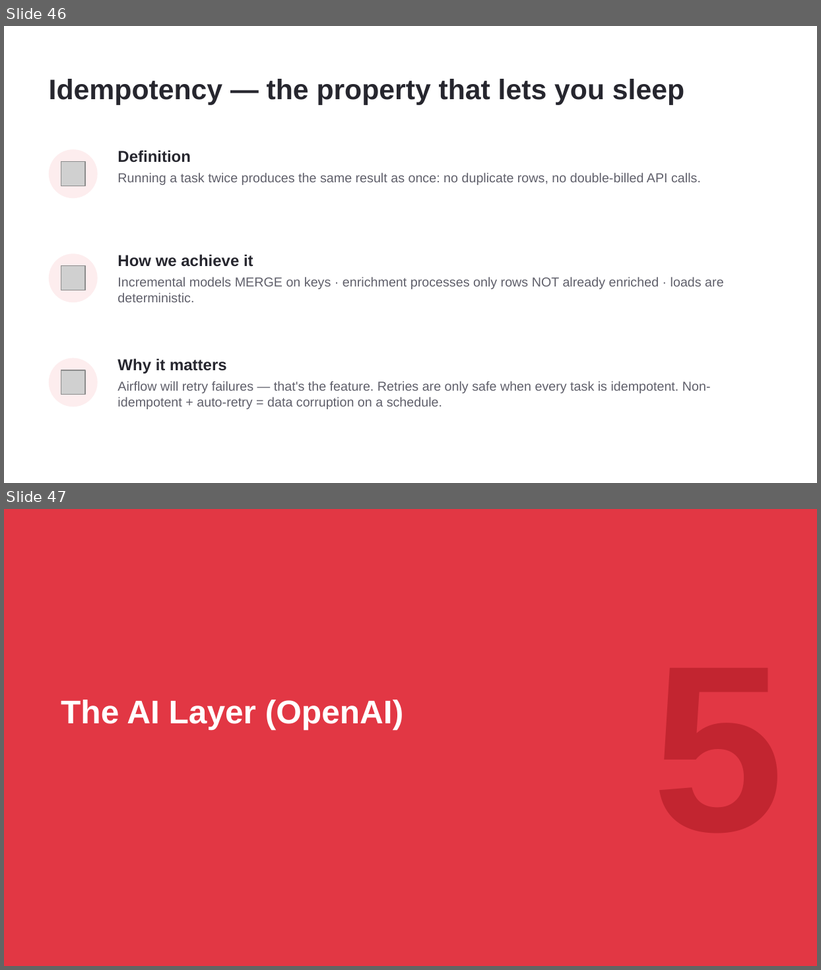
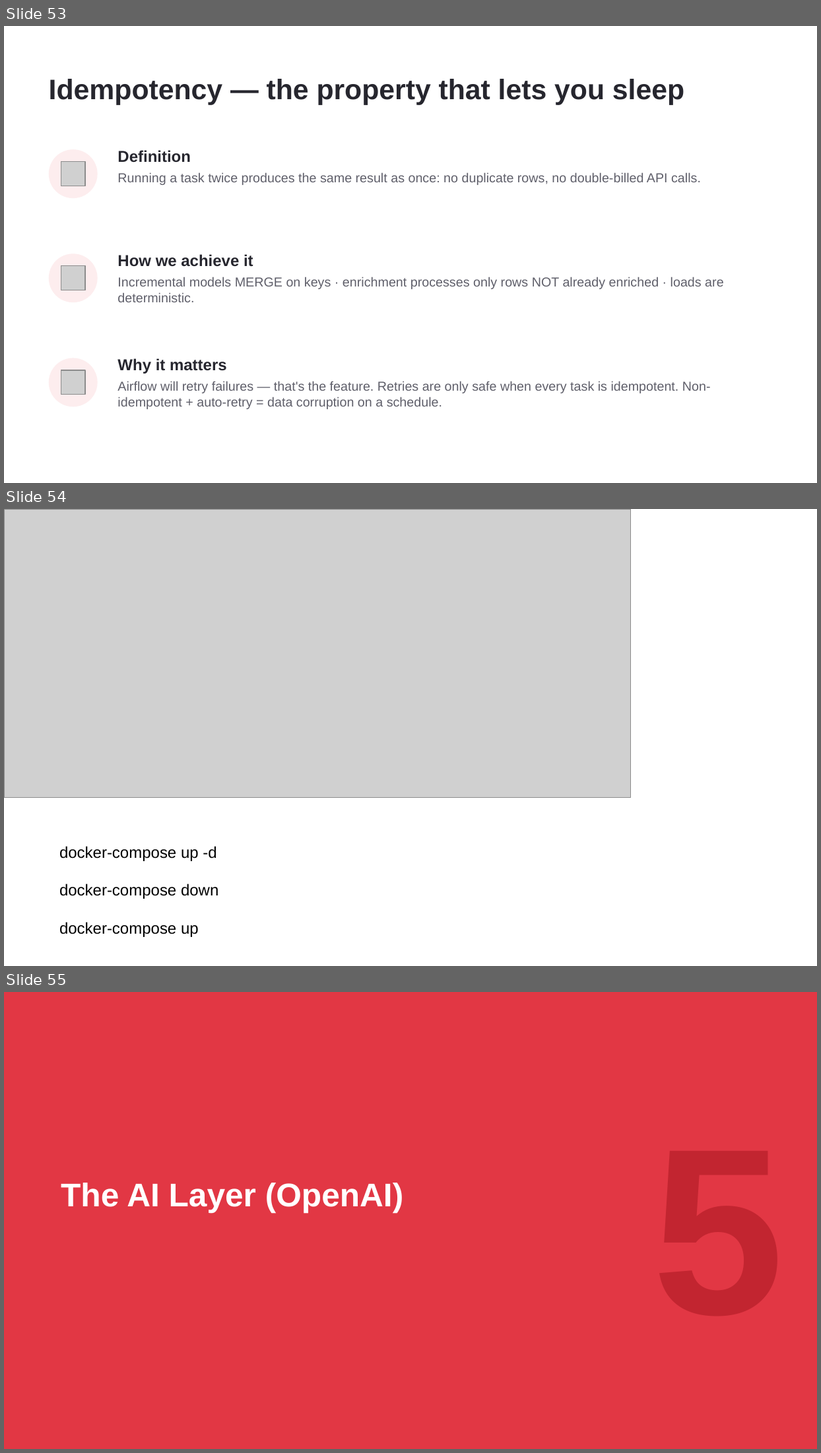
Before and after one commit to shahil04/ds_materials, a slide deck: data engineer project/zomato-ai-data-engineering-end-to-end-project-main/zomato-ai-data-engineering-curriculum.pptx. Shown one above the other, each under a label of ours: slides 46 and 47 before the commit, slides 53, 54 and 55 after it. The pictures are 821x970 and 821x1453 pixels, drawn with LibreOffice and Linux fonts; fonts in the diff are those of the drawing; grey boxes stand for pictures. Boxes give left, top, right and bottom in pixels: in the first picture for what was removed or moved away, otherwise in the second. Text is boxed around its words. In the diff, an @@ line names an element or a change of style, - is before the commit and + after.

```diff
--- a/data engineer project/zomato-ai-data-engineering-end-to-end-project-main/zomato-ai-data-engineering-curriculum.pptx
+++ b/data engineer project/zomato-ai-data-engineering-end-to-end-project-main/zomato-ai-data-engineering-curriculum.pptx
@@ slide 54 added at (x1=4, y1=509, x2=817, y2=966), background #FFFFFF @@
@@ picture added at (x1=4, y1=509, x2=631, y2=797) @@
@@ text added at (x1=59, y1=846, x2=218, y2=937), 14 pt, text #000000 @@
+docker-compose up -d
+docker-compose down
+docker-compose up
@@ what was slide 46 is now slide 53 @@
@@ what was slide 47 is now slide 55 @@
```
Also in this commit, not shown: 3 slides changed, 7 other slides added, 9 other files.
